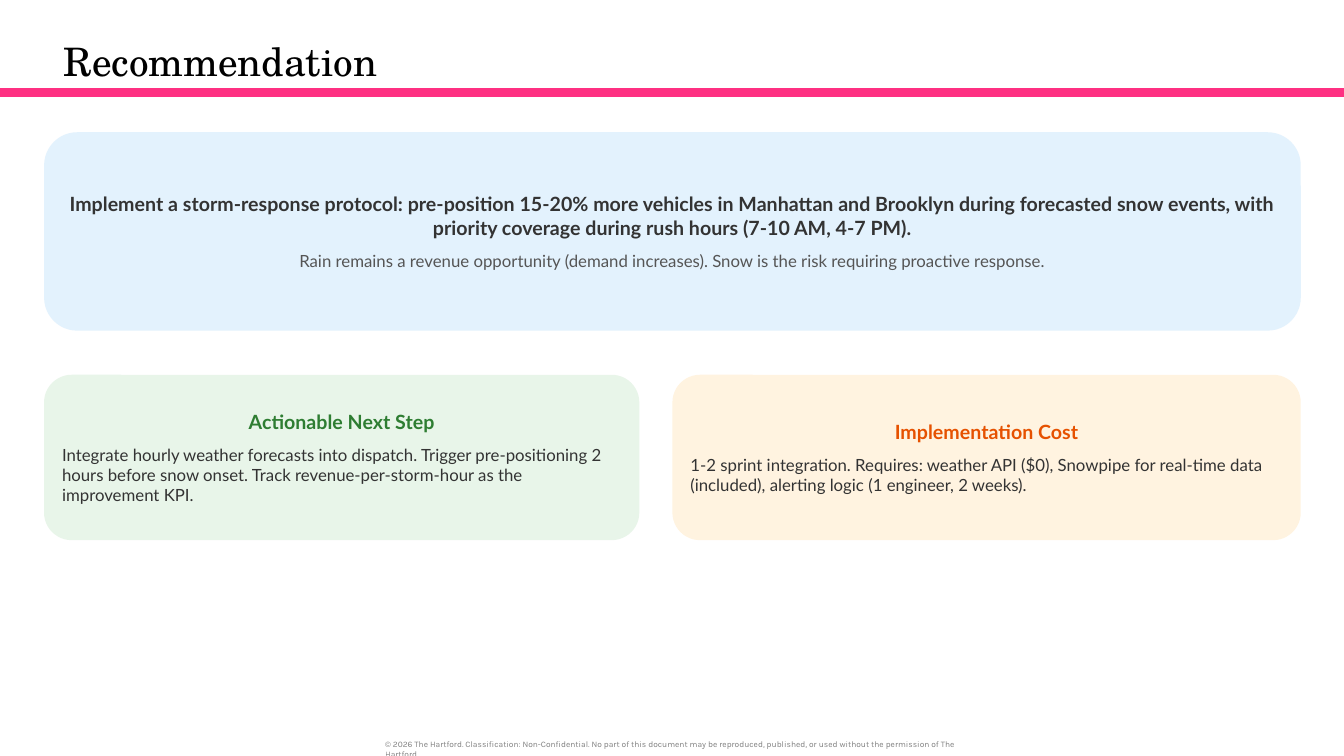
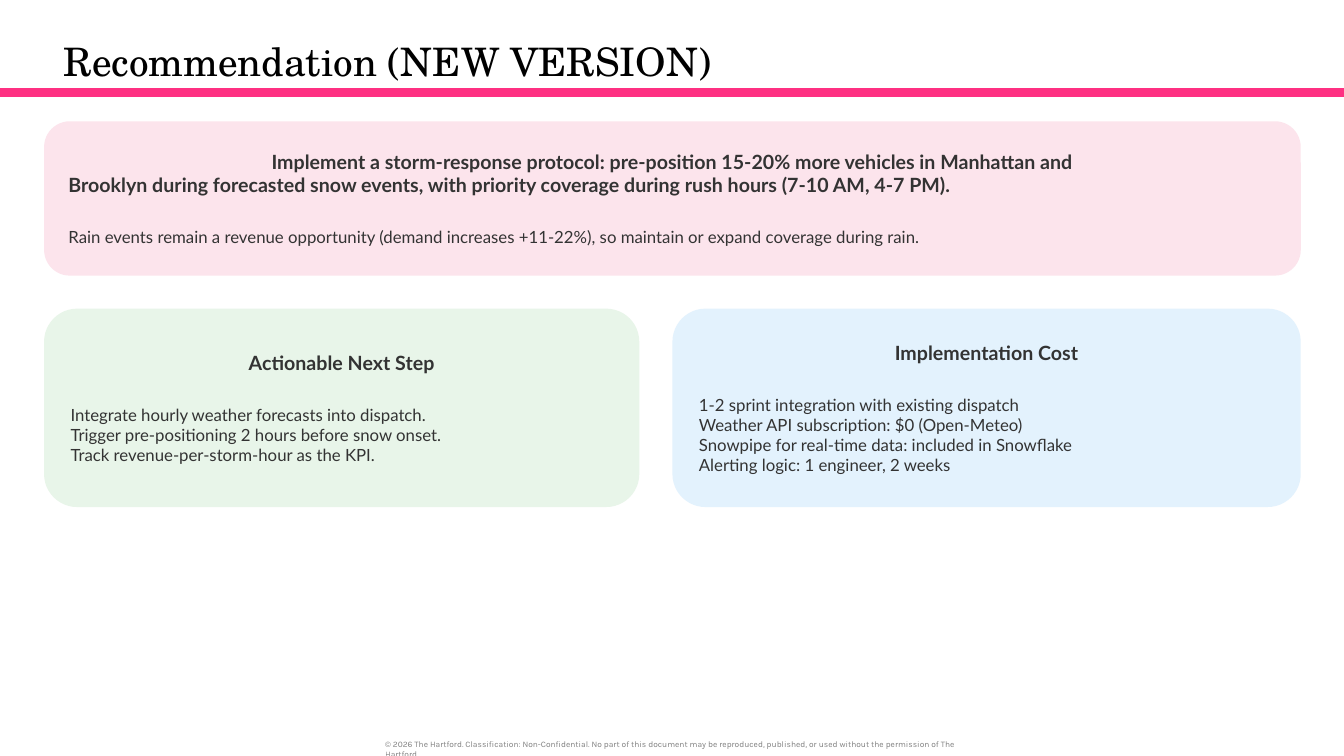
Before and after one commit to orlandojmarin/nyc-taxi-capstone, a slide deck: slide 34 of docs/Capstone_Presentation.pptx (slide 28 before the commit). Drawn at 1344x756 pixels with LibreOffice and Linux fonts; fonts in the diff are those of the drawing. Boxes give left, top, right and bottom in pixels: in the first picture for what was removed or moved away, otherwise in the second. Text is boxed around its words. In the diff, an @@ line names an element or a change of style, - is before the commit and + after.

```diff
--- a/docs/Capstone_Presentation.pptx
+++ b/docs/Capstone_Presentation.pptx
@@ title at (63, 47, 711, 89): text changed @@
-Recommendation
+Recommendation (NEW VERSION)
@@ rounded rectangle "Implement a storm-response protocol: pre-position ...": place and size @@
-rounded rectangle "Implement a storm-response protocol: pre-position ..." at (44, 132, 1302, 331)
+rounded rectangle "Implement a storm-response protocol: pre-position ..." at (44, 121, 1302, 275)
@@ rounded rectangle "Implement a storm-response protocol: pre-position ..." at (44, 121, 1302, 275): fill #E3F2FD to #FCE4EC @@
@@ text in rounded rectangle at (68, 154, 1072, 246): text changed @@
-Implement a storm-response protocol: pre-position 15-20% more vehicles in Manhattan and Brooklyn during forecasted snow events, with priority coverage during rush hours (7-10 AM, 4-7 PM).
-Rain remains a revenue opportunity (demand increases). Snow is the risk requiring proactive response.
+Implement a storm-response protocol: pre-position 15-20% more vehicles in Manhattan and
+Brooklyn during forecasted snow events, with priority coverage during rush hours (7-10 AM, 4-7 PM).
+Rain events remain a revenue opportunity (demand increases +11-22%), so maintain or expand coverage during rain.
@@ rounded rectangle "Actionable Next Step": place and size @@
-rounded rectangle "Actionable Next Step" at (44, 375, 640, 540)
+rounded rectangle "Actionable Next Step" at (44, 309, 640, 507)
@@ rounded rectangle "Implementation Cost": place and size @@
-rounded rectangle "Implementation Cost" at (673, 375, 1301, 540)
+rounded rectangle "Implementation Cost" at (673, 309, 1301, 507)
@@ rounded rectangle "Implementation Cost" at (673, 309, 1301, 507): fill #FFF3E0 to #E3F2FD @@
@@ text in rounded rectangle at (249, 355, 434, 374): text colour #2E7D32 to #333333 in "Actionable Next Step" @@
@@ text in rounded rectangle at (895, 345, 1078, 364): text colour #E65100 to #333333 in "Implementation Cost" @@
@@ text in rounded rectangle at (71, 408, 441, 464): text changed @@
-Integrate hourly weather forecasts into dispatch. Trigger pre-positioning 2 hours before snow onset. Track revenue-per-storm-hour as the improvement KPI.
+Integrate hourly weather forecasts into dispatch.
+Trigger pre-positioning 2 hours before snow onset.
+Track revenue-per-storm-hour as the KPI.
@@ text in rounded rectangle at (699, 398, 1072, 474): text changed @@
-1-2 sprint integration. Requires: weather API ($0), Snowpipe for real-time data (included), alerting logic (1 engineer, 2 weeks).
+1-2 sprint integration with existing dispatch
+Weather API subscription: $0 (Open-Meteo)
+Snowpipe for real-time data: included in Snowflake
+Alerting logic: 1 engineer, 2 weeks
```
Also in this commit, not shown: 8 other slides changed, 6 slides added, 2 slides removed.
